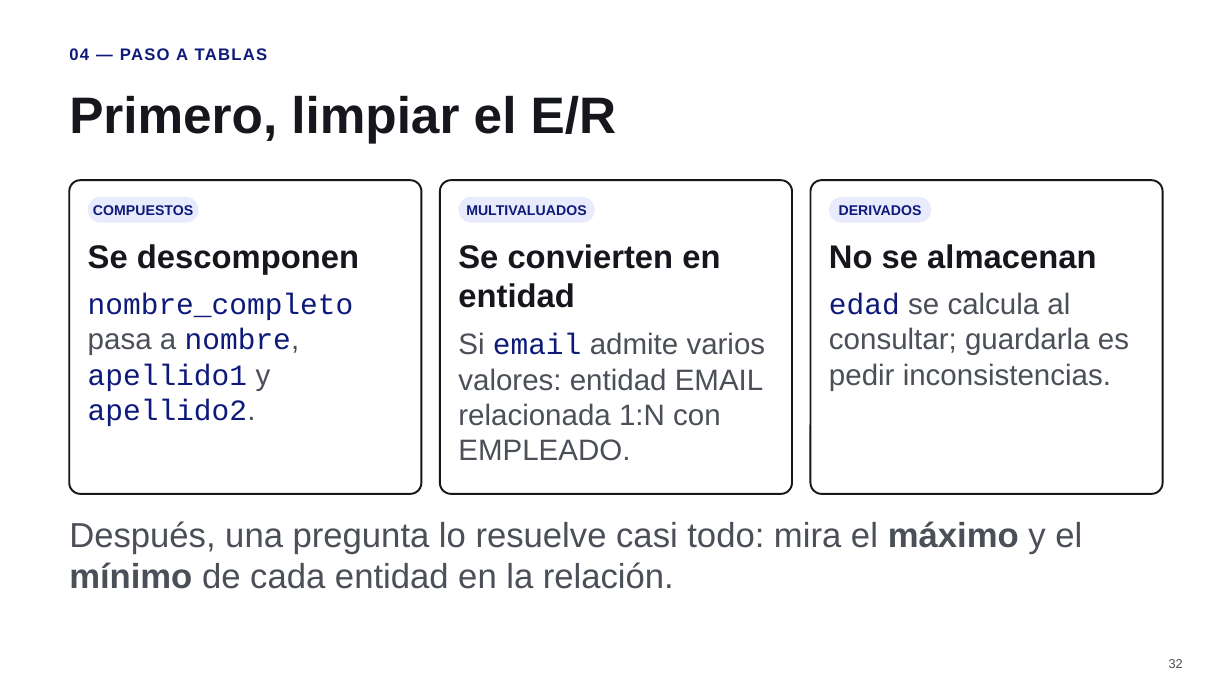
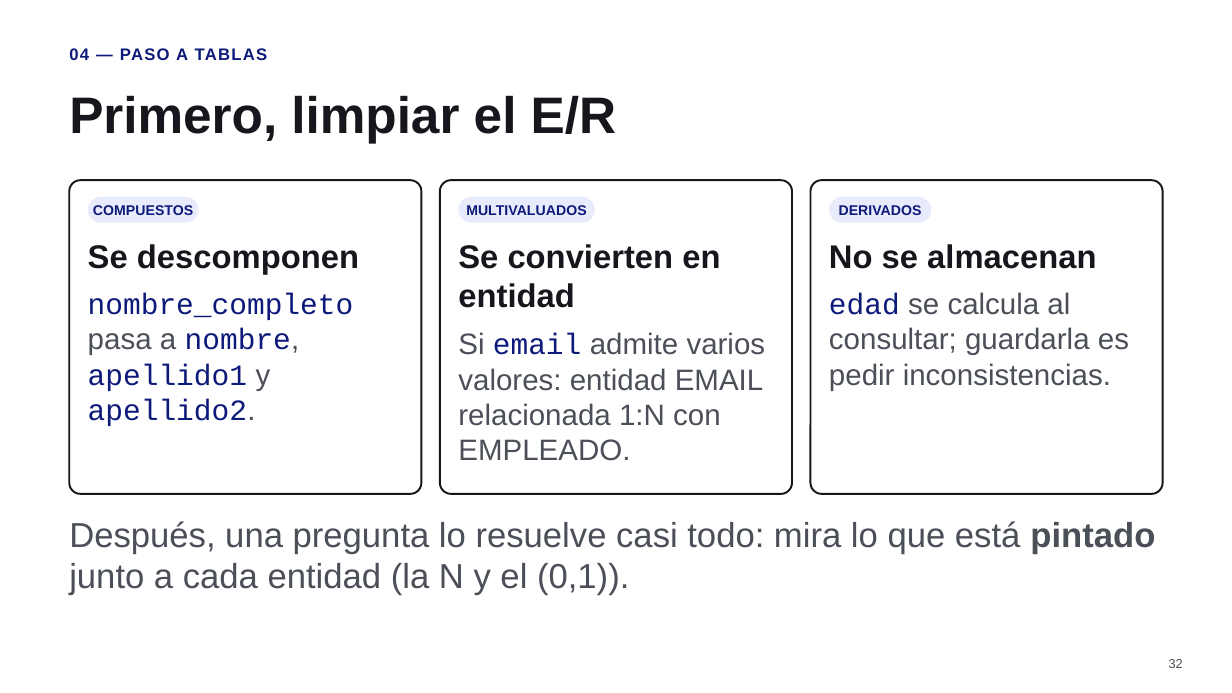
Before and after one commit to MarinaPreci/BBDD-Web, a slide deck: slide 32 of ut3/UT3_resumen.pptx. Drawn at 1232x693 pixels with LibreOffice and Linux fonts; fonts in the diff are those of the drawing; background and template pictures are left out. Boxes give left, top, right and bottom in pixels: in the first picture for what was removed or moved away, otherwise in the second. Text is boxed around its words. In the diff, an @@ line names an element or a change of style, - is before the commit and + after.

```diff
--- a/ut3/UT3_resumen.pptx
+++ b/ut3/UT3_resumen.pptx
@@ text at box(69, 521, 1155, 595): text changed @@
-Después, una pregunta lo resuelve casi todo: mira el máximo y el mínimo de cada entidad en la relación.
+Después, una pregunta lo resuelve casi todo: mira lo que está pintado junto a cada entidad (la N y el (0,1)).
```
Also in this commit, not shown: 4 other slides changed, 8 other files.
